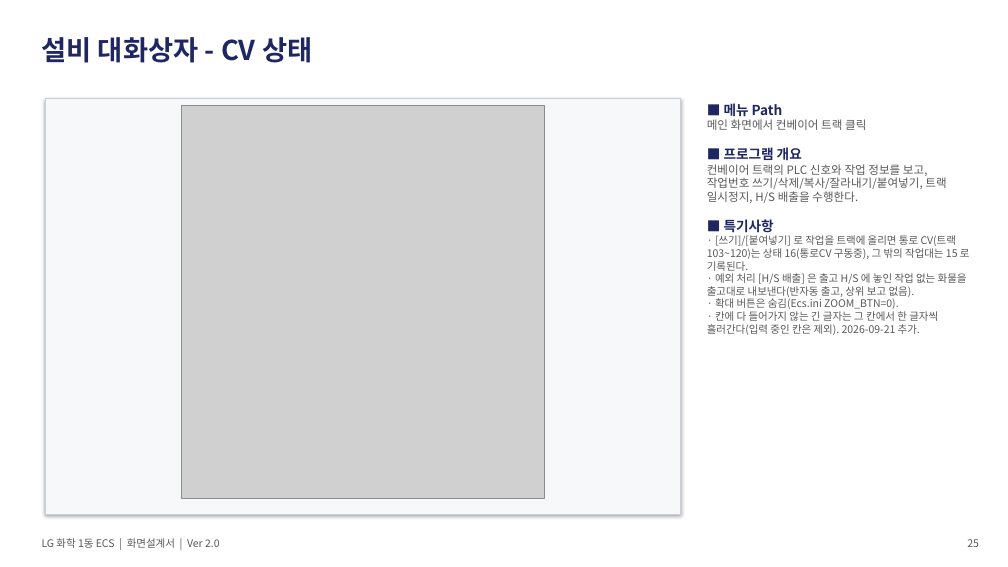
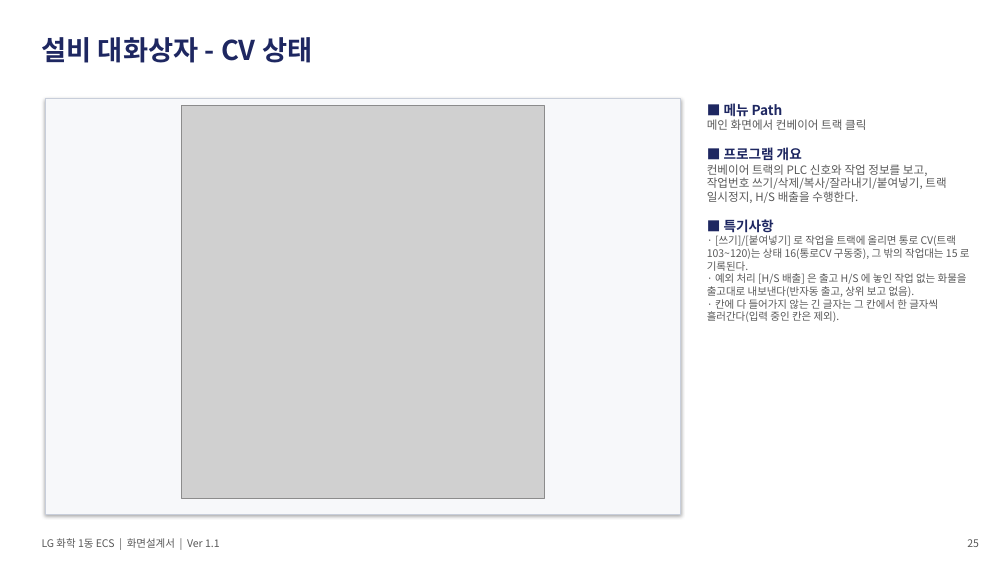
Before and after one commit to yeorijby-coder/LGLS_ALL, a slide deck: slide 23 of docs/산출물_20260921/06_ECS_화면설계서.pptx (slide 25 before the commit). Drawn at 1008x567 pixels with LibreOffice and Linux fonts; fonts in the diff are those of the drawing; grey boxes stand for pictures. Boxes give left, top, right and bottom in pixels: in the first picture for what was removed or moved away, otherwise in the second. Text is boxed around its words. In the diff, an @@ line names an element or a change of style, - is before the commit and + after.

```diff
--- a/docs/산출물_20260921/06_ECS_화면설계서.pptx
+++ b/docs/산출물_20260921/06_ECS_화면설계서.pptx
@@ text at (x1=707, y1=299, x2=938, y2=322): text changed @@
-· 확대 버튼은 숨김(Ecs.ini ZOOM_BTN=0).
-· 칸에 다 들어가지 않는 긴 글자는 그 칸에서 한 글자씩 흘러간다(입력 중인 칸은 제외). 2026-09-21 추가.
+· 칸에 다 들어가지 않는 긴 글자는 그 칸에서 한 글자씩 흘러간다(입력 중인 칸은 제외).
@@ text at (x1=42, y1=538, x2=220, y2=548): text changed @@
-LG 화학 1동 ECS | 화면설계서 | Ver 2.0
+LG 화학 1동 ECS | 화면설계서 | Ver 1.1
```
Also in this commit, not shown: 24 other slides changed, 2 slides removed, 2 other files.
